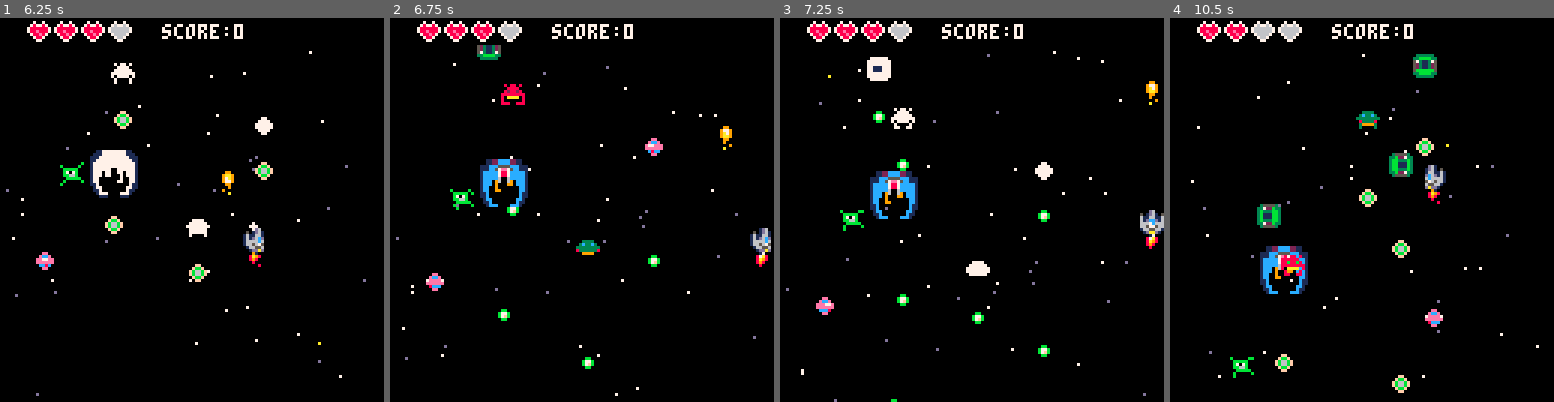
Above: before the commit, frames 1-4 (left to right).
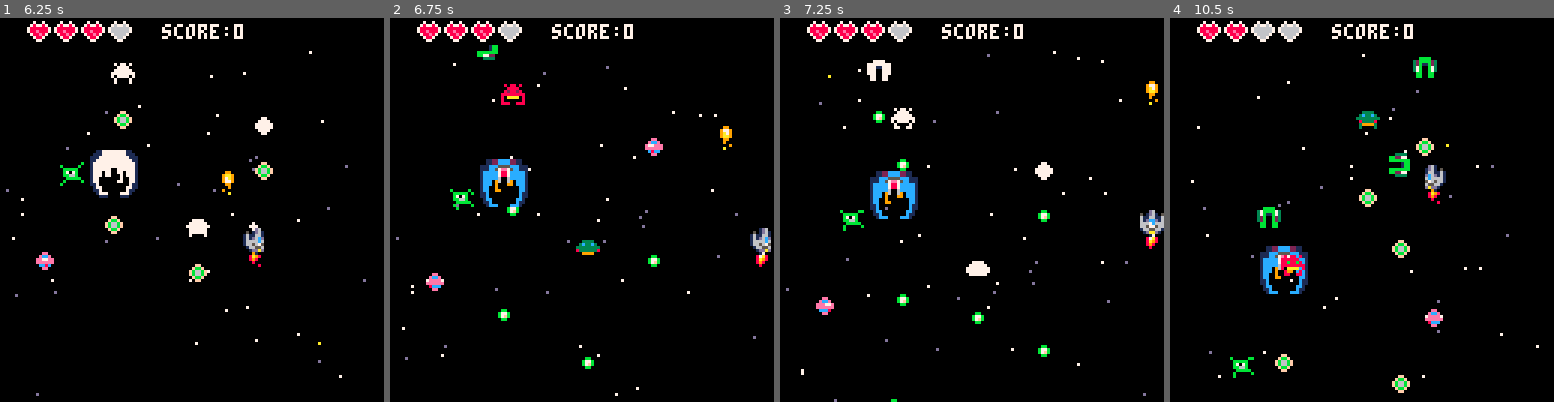
Above: after the commit, the same moments.

Repository: eduszesz/shmup
Game: PICO-8 cartridge myshmup.p8
Same seed, same stepped clock (60 frames per second), same inputs: the game is played once before the commit and once after it.
Inputs:
- Up to frame 1 (6.25 s): tap X (X key) at 0.33, 1.07, 1.85, 2.97, 4.08, 5.2 s; tap O (Z key) at 0.7, 1.7, 2.1, 2.5, 2.9, 3.3, 3.7, 4.1, 4.5, 4.9, 5.3, 5.7, 6.1 s; hold Right 1.6-2.1 s; hold Up 2.15-2.42 s; hold Right 2.47-3.03 s; hold Left 3.08-3.58 s; hold Down 3.63-3.97 s; hold Right 4.02-4.68 s; hold Up 4.73-5.03 s; hold Left 5.08-5.68 s; hold Down 5.73-6.03 s; hold Right from 6.08 s (still down)
- Up to frame 2 (6.75 s): tap X (X key) at 6.32 s; tap O (Z key) at 6.5 s; release Right at 6.58 s; hold Right from 6.63 s (still down)
- Up to frame 3 (7.25 s): tap O (Z key) at 6.9 s; release Right at 7.13 s; hold Up from 7.18 s (still down)
- Up to frame 4 (10.5 s): tap O (Z key) every 0.4 s from 7.3 to 10.1 s; tap X (X key) at 7.43, 8.55, 9.67 s; release Up at 7.45 s; hold Right 7.5-8.07 s; hold Left 8.12-8.62 s; hold Down 8.67-9 s; hold Right 9.05-9.72 s; hold Up 9.77-10.07 s; hold Left from 10.12 s (still down)

Frame 1 is identical in both runs. In frame 2, 0.2% of the frame differs, in the area x 22-29%, y 7-11%; in frame 3, 0.1%; in frame 4, 0.8%, in the area x 22-70%, y 9-55%.

Commit message:
new enemy

Diff:
--- a/myshmup.p8
+++ b/myshmup.p8
@@ -588,21 +588,21 @@
 0070070005765661665775661665675000000000000000000000000000000000008ccc0000c8cc0000cc8c0000ccc80000999900883333880833338003999930
 0000000006556610166556610166556000000000000000000000000000000000000ee000000ee000000ee000000ee00000000000039999300399993000000000
 000000000dadd10001daad10001ddad0000000000000000000000000000000000000000000000000000000000000000000000000000000000300003000000000
-0000000b0000000000000000000000000333333003555530033333300355553008088080080880800808808008088080001122cccc221100001122cccc221100
-b00000b0b00000bbb00000b0000000bb33bbbb3333722b3333bbbb3333b2273300888800008888000088880000888800001122cccc221100011122cccc221110
-0bbbbb000bbbbb000bbbbb0b3bbbbb00573113753b333bb35bbbbbb53bb333b308b88b800828828008b88b8008288280111ccc5555ccc111111ccc5555ccc111
-0b707b000b707b000b707b000b333b00523113253b111bb3523113253bb111b388888888888888888888888888888888111cc57ee75cc11111ccc522225ccc11
-0bb66b000bb66b000bb66b000bb66b00523113253b111bb3523113253bb111b380aaaa0880aaaa0880aaaa0880aaaa081ccccc7887ccccc11ccccc2222ccccc1
-00bbbbb000bbbbb000bbbbb000bbbbb05bbbbbb53b333bb3573113753bb333b3800000080800008008000080800000081ccccc7887ccccc11ccccc2222ccccc1
-0b00000b0b00000b0b00000b0b00000b33bbbb3333722b3333bbbb3333b22733080000800800008008800880888008881ccccc6006ccccc11ccccc6006ccccc1
-b00000000b00000000b000000b00000b03333330035555300333333003555530000000000000000000000000000000001ccc09600690ccc11ccc09600690ccc1
+0000000b0000000000000000000000000000000000000000003333000033330008088080080880800808808008088080001122cccc221100001122cccc221100
+b00000b0b00000bbb00000b0000000bb00bbbb0000bbbb00bb772200bb22770000888800008888000088880000888800001122cccc221100011122cccc221110
+0bbbbb000bbbbb000bbbbb0b3bbbbb0032bbbb2337bbbb73bbbbbbb0bbbbbbb008b88b800828828008b88b8008288280111ccc5555ccc111111ccc5555ccc111
+0b707b000b707b000b707b000b333b0032b11b2337b11b7300001bb000001bb088888888888888888888888888888888111cc57ee75cc11111ccc522225ccc11
+0bb66b000bb66b000bb66b000bb66b0037b00b7332b00b2300001bb000001bb080aaaa0880aaaa0880aaaa0880aaaa081ccccc7887ccccc11ccccc2222ccccc1
+00bbbbb000bbbbb000bbbbb000bbbbb037b00b7332b00b23bbbbbbb0bbbbbbb0800000080800008008000080800000081ccccc7887ccccc11ccccc2222ccccc1
+0b00000b0b00000b0b00000b0b00000b0bb00bb00bb00bb0bb772200bb227700080000800800008008800880888008881ccccc6006ccccc11ccccc6006ccccc1
+b00000000b00000000b000000b00000b0bb00bb00bb00bb00033330000333300000000000000000000000000000000001ccc09600690ccc11ccc09600690ccc1
 0009900000099000000000000000000000000000000000000000000000000000000000000000000000000000000000001ccc09000990ccc11ccc09900090ccc1
-009aa9000097790000000000000ff00099999999000000000000000000000000000000000000000000000000000000001cc0090000000cc11cc0000000900cc1
-0097a900009a7900000bb00000fbbf00aaaaaaaa000000000000000000000000000000000000000000000000000000001cc0099000000cc11cc0000009900cc1
+009aa9000097790000000000000ff00088888888000000000000000000000000000000000000000000000000000000001cc0090000000cc11cc0000000900cc1
+0097a900009a7900000bb00000fbbf00eeeeeeee000000000000000000000000000000000000000000000000000000001cc0099000000cc11cc0000009900cc1
 00977900009aa90000b77b000fb66bf0777777770000000000000000000000000000000000000000000000000000000011c0000000000c1111c0000000000c11
 000990000009900000b7fb000fb66bf0777777770000000000000000000000000000000000000000000000000000000011c0000000000c1101cc00000000cc11
-0000900000090000000bb00000fbbf00aaaaaaaa0000000000000000000000000000000000000000000000000000000001cc00000000cc10011c00000000c110
-009000000000090000000000000ff0009999999900000000000000000000000000000000000000000000000000000000011c00000000c110001ccc0000ccc100
+0000900000090000000bb00000fbbf00eeeeeeee0000000000000000000000000000000000000000000000000000000001cc00000000cc10011c00000000c110
+009000000000090000000000000ff0008888888800000000000000000000000000000000000000000000000000000000011c00000000c110001ccc0000ccc100
 0000a000000a000000000000000000000000000000000000000000000000000000000000000000000000000000000000001ccc0000ccc1000001110000111000
 00000000007007000070070000000000000000000000000000000000000000000000000000000000000000000000000000000000000000000000000000000000
 00800800078778700767767000000000000000000000000000000000000000000000000000000000000000000000000000000000000000000000000000000000
